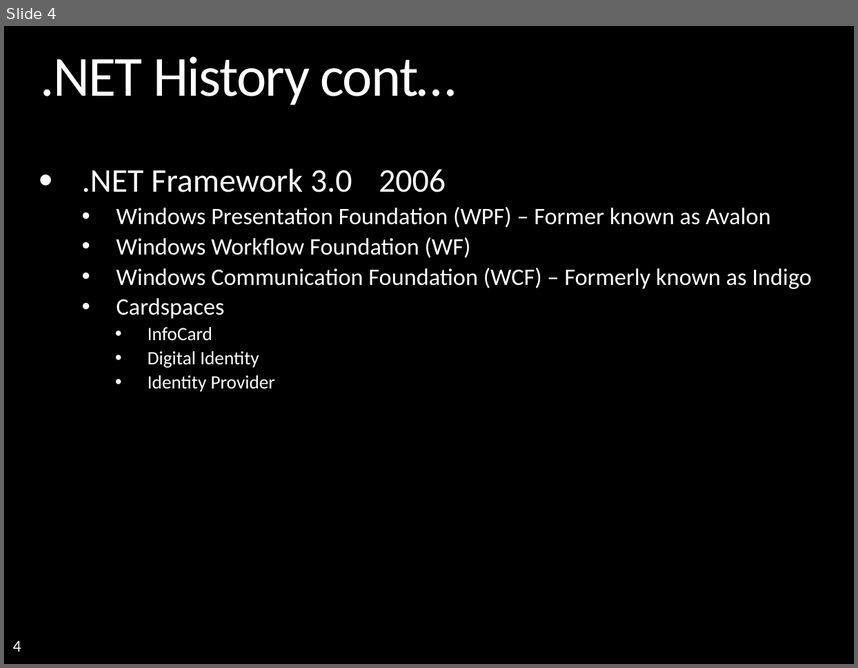
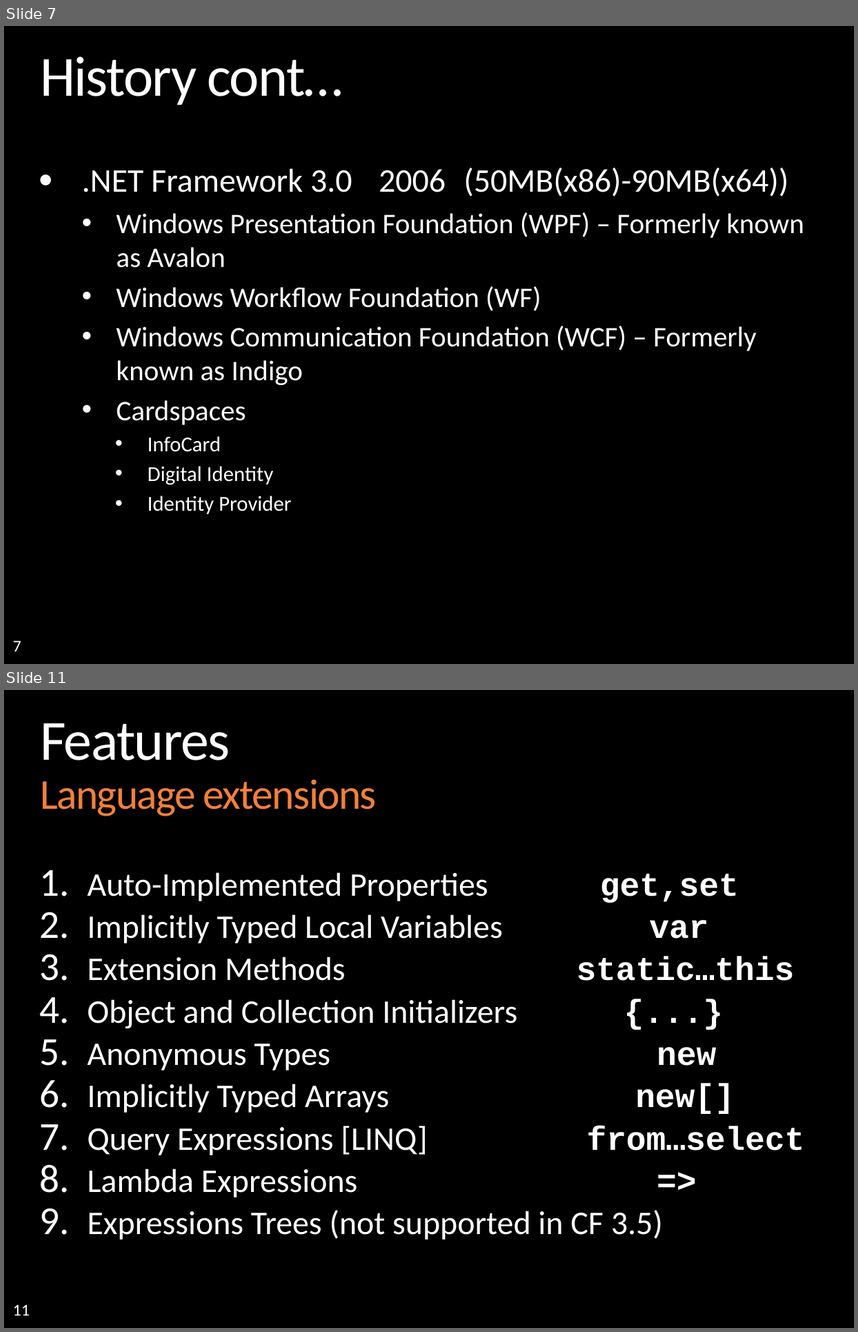
Before and after one commit to mattincode/teched2008, a slide deck: presentations/dotNET FW/TechEd - dotNET.pptx. Shown one above the other, each under a label of ours: slide 4 before the commit, slides 7 and 11 after it; the slides between them are not shown. The pictures are 858x668 and 858x1332 pixels, drawn with LibreOffice and Linux fonts; fonts in the diff are those of the drawing; background and template pictures are left out. Boxes give left, top, right and bottom in pixels: in the first picture for what was removed or moved away, otherwise in the second. Text is boxed around its words. In the diff, an @@ line names an element or a change of style, - is before the commit and + after.

```diff
--- a/presentations/dotNET FW/TechEd - dotNET.pptx
+++ b/presentations/dotNET FW/TechEd - dotNET.pptx
@@ slide 11 added at [4, 690, 854, 1328], background picture (left out); not listed: 1 template element that a slide beside it also shows @@
@@ title added at [40, 723, 377, 816], 36 pt, text #F2803A @@
+Features
+Language extensions
@@ text added at [87, 872, 805, 1239], 28 pt, text #FFFFFF @@
+1. Auto-Implemented Properties get,set
+2. Implicitly Typed Local Variables var
+3. Extension Methods static…this
+4. Object and Collection Initializers {...}
+5. Anonymous Types new
+6. Implicitly Typed Arrays new[]
+7. Query Expressions [LINQ] from…select
+8. Lambda Expressions =>
+9. Expressions Trees (not supported in CF 3.5)
@@ what was slide 4 is now slide 7 @@
@@ slide 7 changed as well @@
@@ title at [40, 56, 343, 105]: text changed @@
-.NET History cont…
+History cont…
@@ text at [82, 167, 804, 267]: text changed; size 20 to 24 pt @@
-• .NET Framework 3.0 2006
-  • Windows Presentation Foundation (WPF) – Former known as Avalon
+• .NET Framework 3.0 2006 (50MB(x86)-90MB(x64))
+  • Windows Presentation Foundation (WPF) – Formerly known as Avalon
@@ text at [116, 286, 757, 514]: size 20 to 24 pt in "Windows Workflow Foundation (WF)", "Windows Communication Foundation (WCF) – Formerly known ...", "Cardspaces"; size 16 to 18 pt in "InfoCard", "Digital Identity", "Identity Provider"; line spacing 0.9 to 1 @@
@@ page number at [13, 640, 21, 651]: text changed @@
-4
+7
```
Also in this commit, not shown: 3 other slides changed, 18 other slides added, 2 slides removed, 1 other file.
